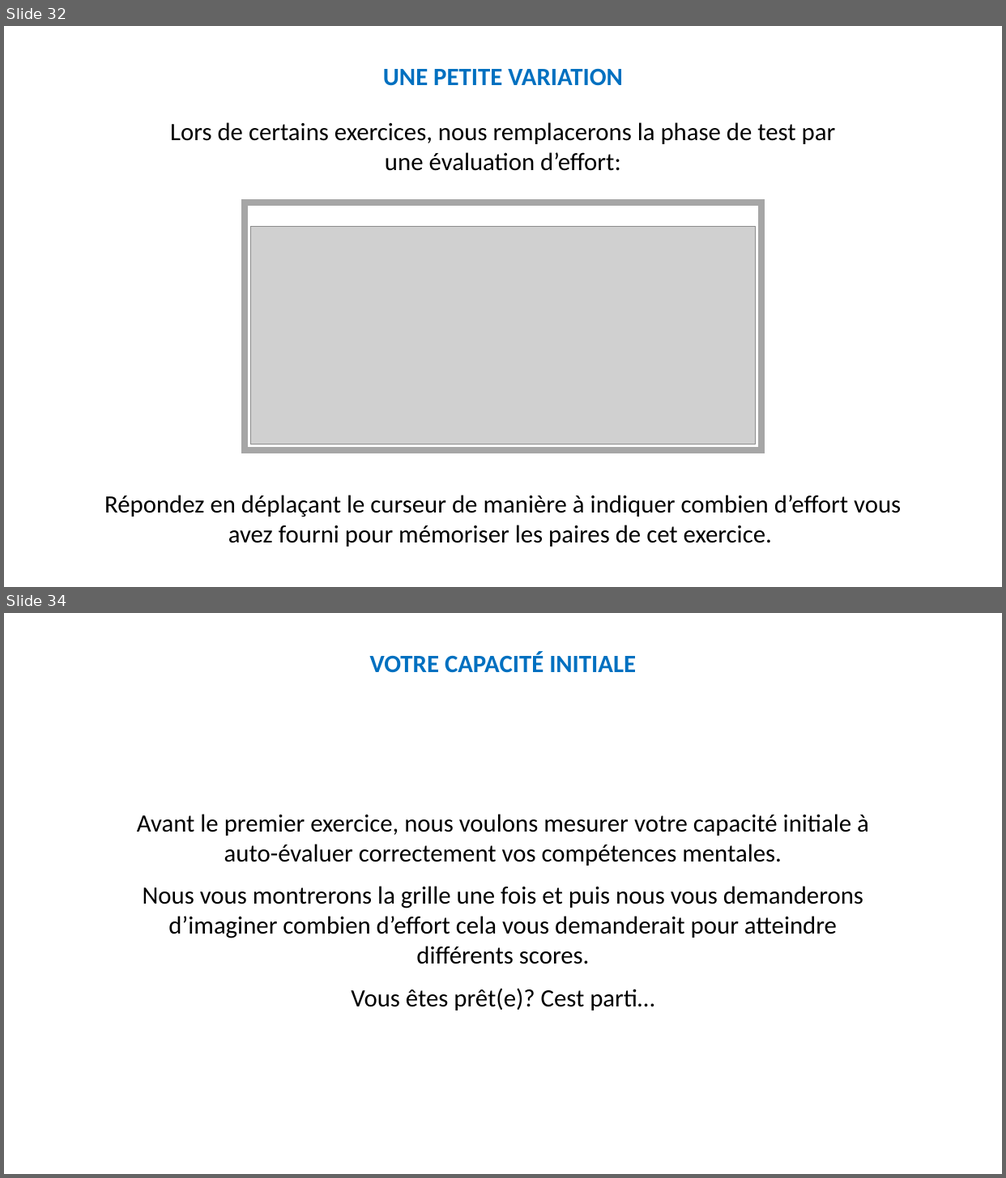
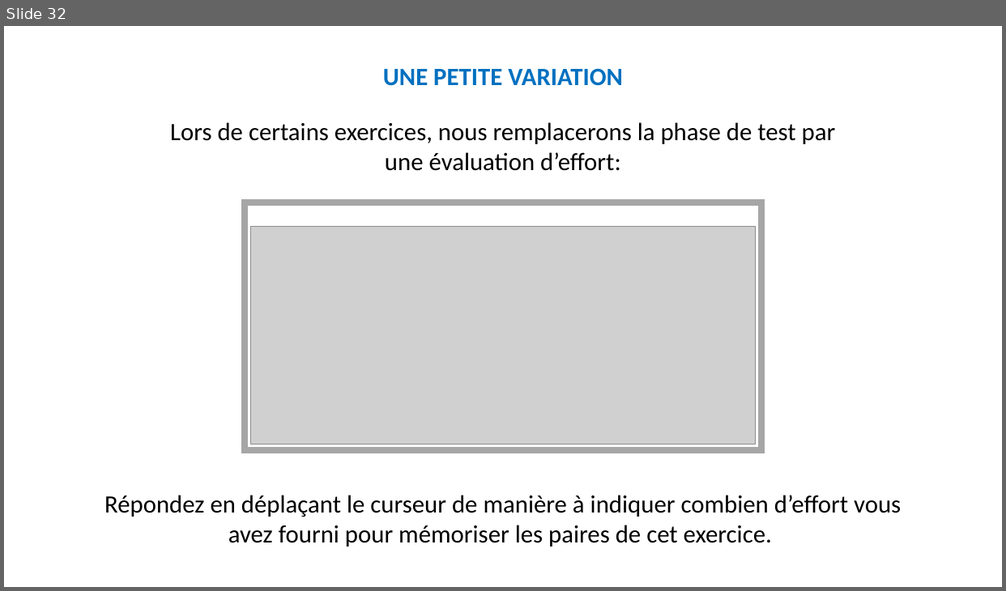
Before and after one commit to MBB-team/Online_Testing, a slide deck: src/SE_glioma/Stimuli/Instructions_new_patient.pptx. Shown one above the other, each under a label of ours: slides 32 and 34 before the commit, slide 32 after it; the slides between them are not shown. The pictures are 1006x1178 and 1006x591 pixels, drawn with LibreOffice and Linux fonts; fonts in the diff are those of the drawing; grey boxes stand for pictures. Boxes give left, top, right and bottom in pixels: in the first picture for what was removed or moved away, otherwise in the second. Text is boxed around its words. In the diff, an @@ line names an element or a change of style, - is before the commit and + after.

```diff
--- a/src/SE_glioma/Stimuli/Instructions_new_patient.pptx
+++ b/src/SE_glioma/Stimuli/Instructions_new_patient.pptx
@@ slide 34 removed at [4,613,1002,1174], background #FFFFFF @@
@@ text removed at [370,652,636,673] @@
-VOTRE CAPACITÉ INITIALE
@@ text removed at [137,814,869,1011] @@
-Avant le premier exercice, nous voulons mesurer votre capacité initiale à auto-évaluer correctement vos compétences mentales.
-Nous vous montrerons la grille une fois et puis nous vous demanderons d’imaginer combien d’effort cela vous demanderait pour atteindre différents scores.
-Vous êtes prêt(e)? Cest parti…
```
Also in this commit, not shown: 1 slide changed, 3 other files.
